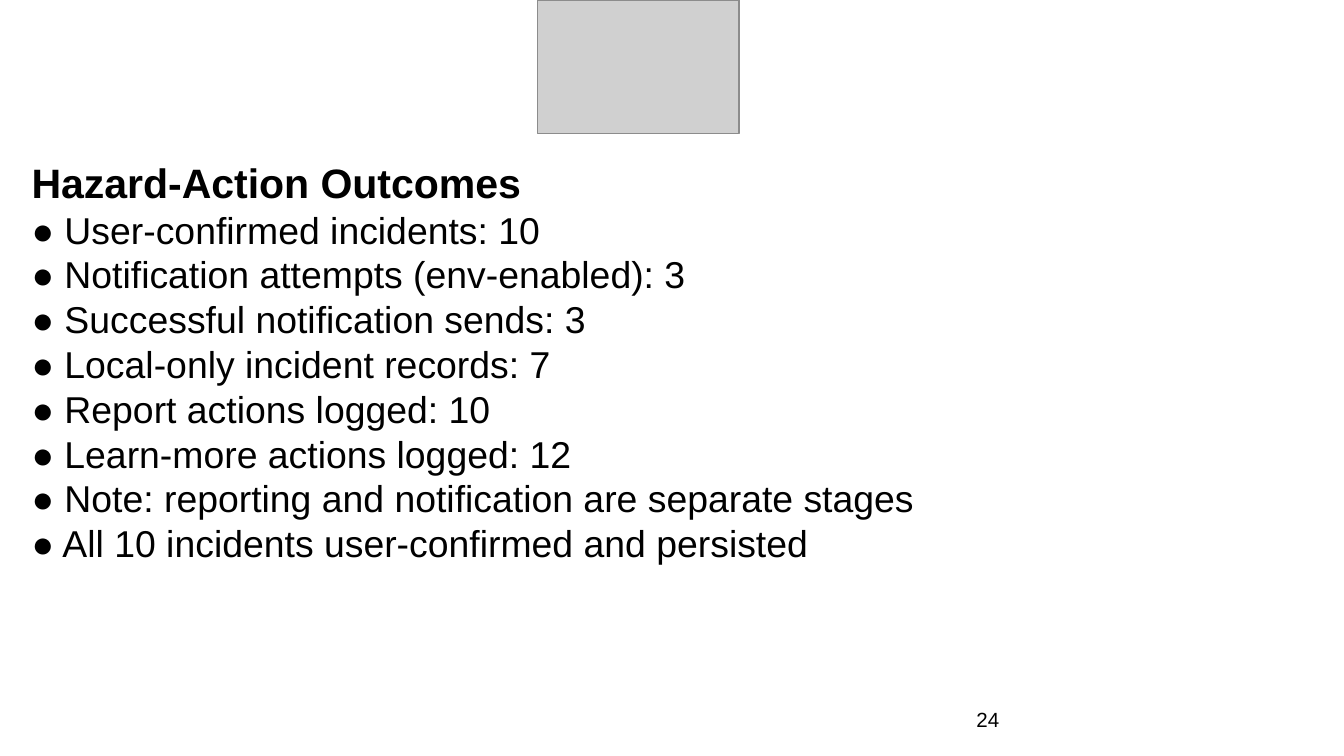
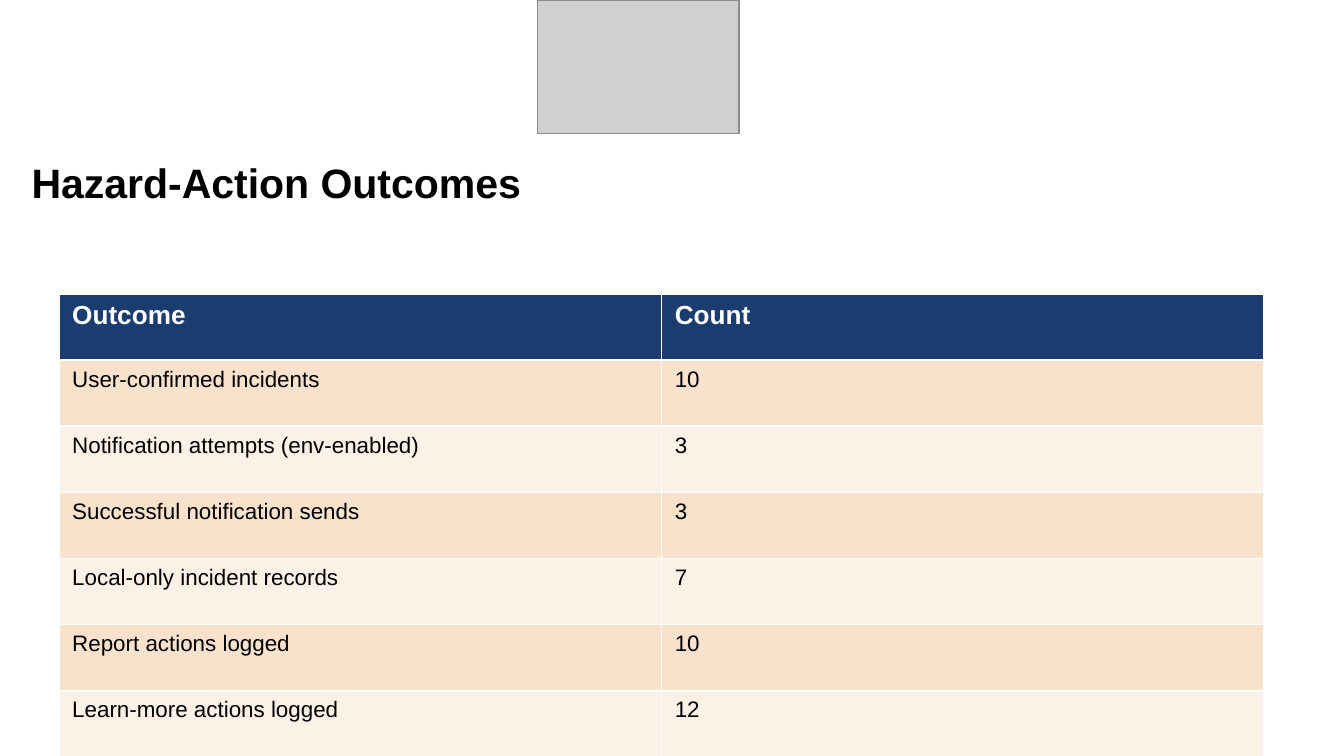
Before and after one commit to nibodhdaware/VisionGPT, a slide deck: slide 24 of paper/stage2_review3_updated.pptx. Drawn at 1344x756 pixels with LibreOffice and Linux fonts; fonts in the diff are those of the drawing; grey boxes stand for pictures. Boxes give left, top, right and bottom in pixels: in the first picture for what was removed or moved away, otherwise in the second. Text is boxed around its words. In the diff, an @@ line names an element or a change of style, - is before the commit and + after.

Commit message:
add proper PPTX tables for Risk-to-Action, Case Study, Hazard-Action, Confidence Bands, Quick Stats

```diff
--- a/paper/stage2_review3_updated.pptx
+++ b/paper/stage2_review3_updated.pptx
@@ text at [62, 217, 914, 565]: paragraphs removed @@
-● User-confirmed incidents: 10
-● Notification attempts (env-enabled): 3
-● Successful notification sends: 3
-● Local-only incident records: 7
-● Report actions logged: 10
-● Learn-more actions logged: 12
-● Note: reporting and notification are separate stages
-● All 10 incidents user-confirmed and persisted
@@ table added at [59, 294, 1263, 756], 7 rows, 2 columns @@
+Outcome | Count
+User-confirmed incidents | 10
+Notification attempts (env-enabled) | 3
+Successful notification sends | 3
+Local-only incident records | 7
+Report actions logged | 10
+Learn-more actions logged | 12
@@ text removed at [976, 712, 999, 727] @@
-24
```
Also in this commit, not shown: 4 other slides changed.
